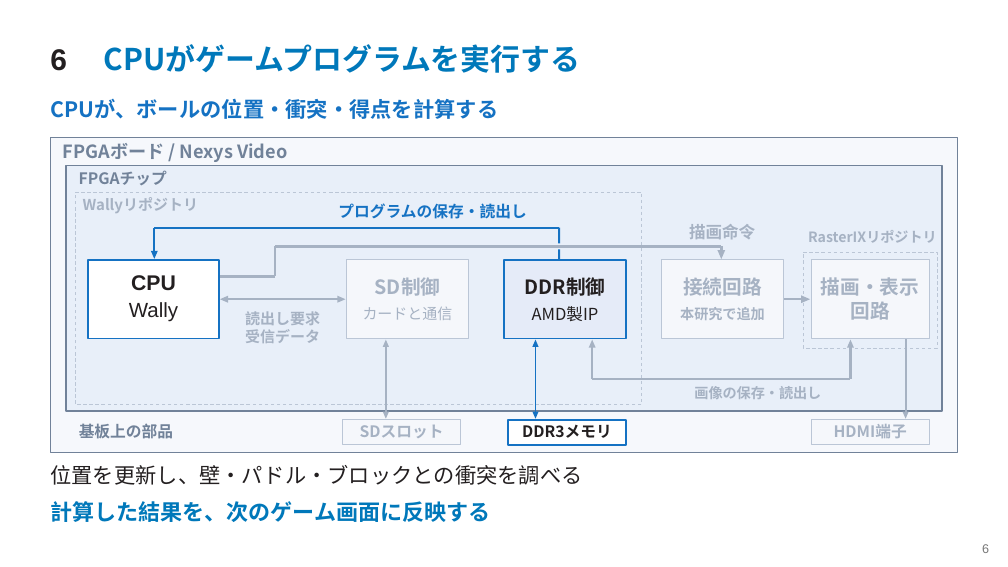
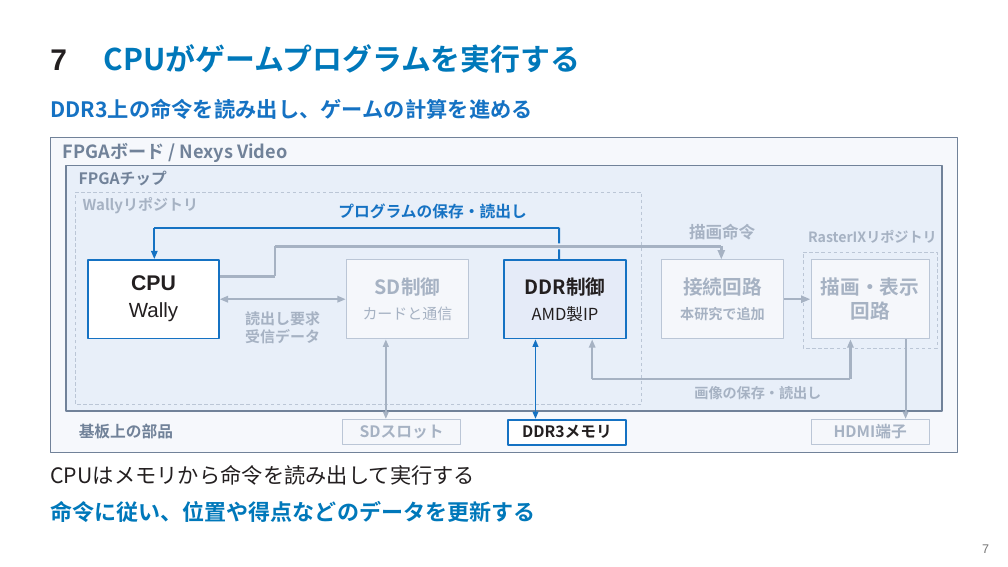
Before and after one commit to SoshiroFujimori/wally-game-console-research, a slide deck: slide 7 of docs/presentation/中間発表_主要事項.pptx (slide 6 before the commit). Drawn at 1008x567 pixels with LibreOffice and Linux fonts; fonts in the diff are those of the drawing. Boxes give left, top, right and bottom in pixels: in the first picture for what was removed or moved away, otherwise in the second. Text is boxed around its words. In the diff, an @@ line names an element or a change of style, - is before the commit and + after.

```diff
--- a/docs/presentation/中間発表_主要事項.pptx
+++ b/docs/presentation/中間発表_主要事項.pptx
@@ text at (x1=50, y1=49, x2=67, y2=70): text changed @@
-6
+7
@@ text at (x1=50, y1=99, x2=532, y2=119): text changed @@
-CPUが、ボールの位置・衝突・得点を計算する
+DDR3上の命令を読み出し、ゲームの計算を進める
@@ text at (x1=50, y1=465, x2=475, y2=485): text changed @@
-位置を更新し、壁・パドル・ブロックとの衝突を調べる
+CPUはメモリから命令を読み出して実行する
@@ text at (x1=50, y1=501, x2=535, y2=522): text changed @@
-計算した結果を、次のゲーム画面に反映する
+命令に従い、位置や得点などのデータを更新する
@@ text at (x1=982, y1=544, x2=989, y2=553): text changed @@
-6
+7
```
Also in this commit, not shown: 22 other slides changed, 1 slide added, 36 other files.
